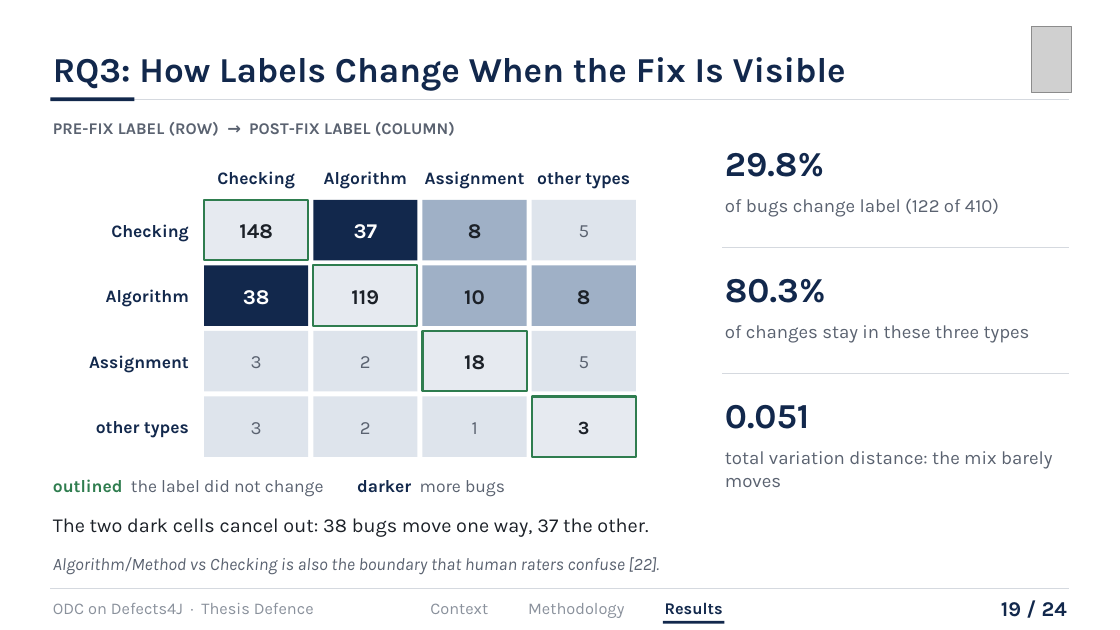
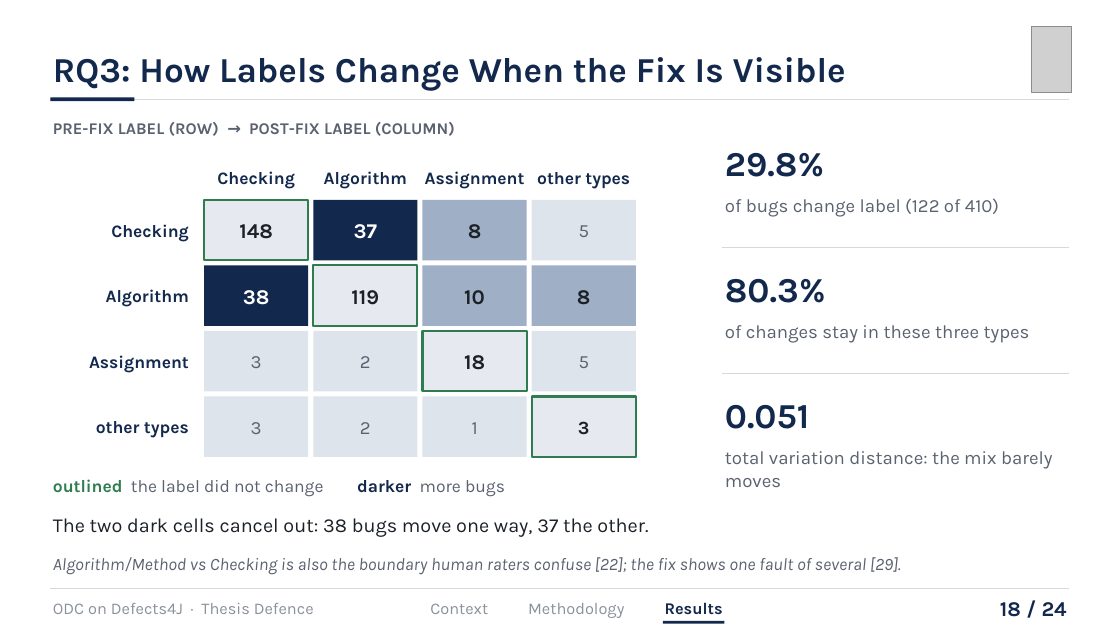
Before and after one commit to hasin023/d4j_odc_implementation, a slide deck: slide 18 of iut_submissions/presentation/Defence/SWE_Orthogonal Defect Classification on Defects4J Using an LLM-Driven Scientific Approach_presentation.pptx (slide 19 before the commit). Drawn at 1120x630 pixels with LibreOffice and Linux fonts; fonts in the diff are those of the drawing; grey boxes stand for pictures. Boxes give left, top, right and bottom in pixels: in the first picture for what was removed or moved away, otherwise in the second. Text is boxed around its words. In the diff, an @@ line names an element or a change of style, - is before the commit and + after.

```diff
--- a/iut_submissions/presentation/Defence/SWE_Orthogonal Defect Classification on Defects4J Using an LLM-Driven Scientific Approach_presentation.pptx
+++ b/iut_submissions/presentation/Defence/SWE_Orthogonal Defect Classification on Defects4J Using an LLM-Driven Scientific Approach_presentation.pptx
@@ text at <box>53,557,901,575</box>: text changed @@
-Algorithm/Method vs Checking is also the boundary that human raters confuse [22].
+Algorithm/Method vs Checking is also the boundary human raters confuse [22]; the fix shows one fault of several [29].
@@ text at <box>1000,602,1067,617</box>: text changed @@
-19 / 24
+18 / 24
```
Also in this commit, not shown: 18 other slides changed, 6 slides added, 6 slides removed, 4 other files.
